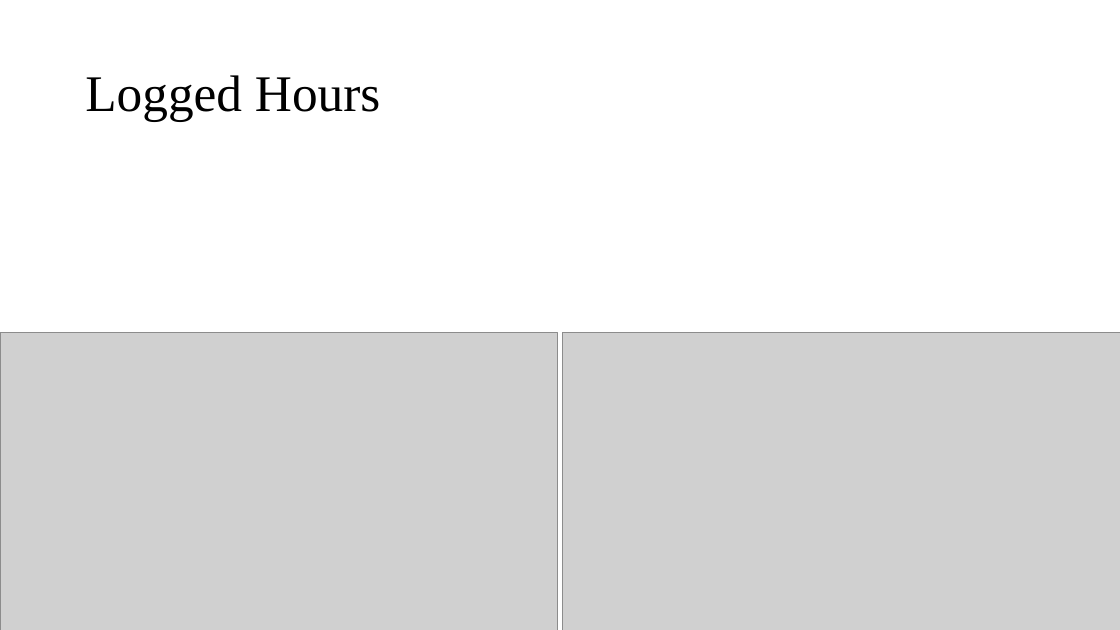
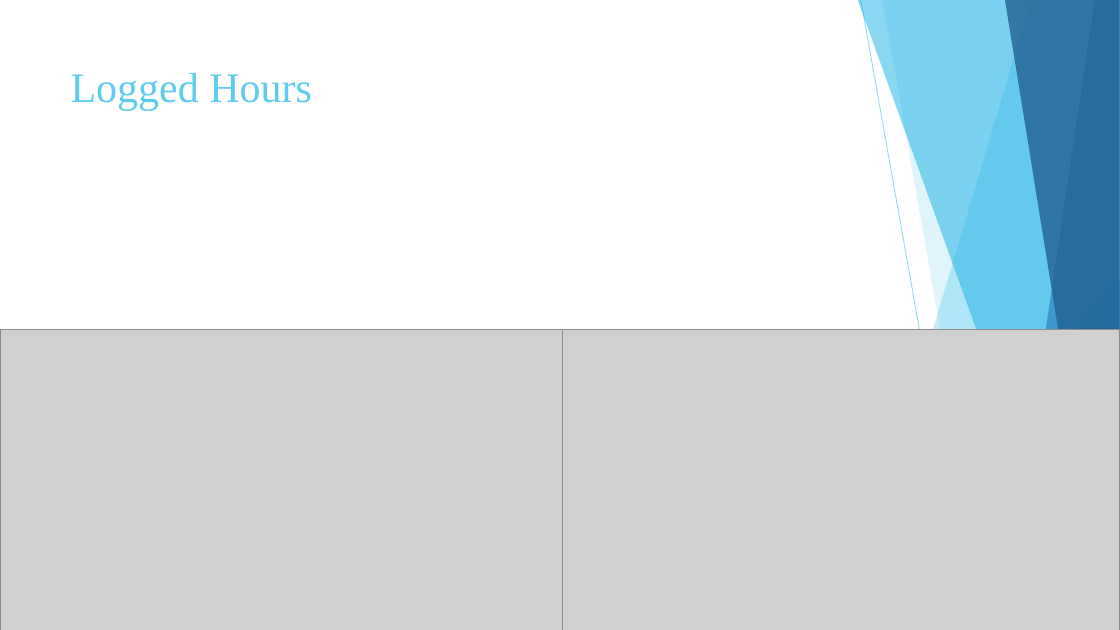
Before and after one commit to BalaWW/NetWorks, a slide deck: slide 12 of NetWorks Presentation.pptx. Drawn at 1120x630 pixels with LibreOffice and Linux fonts; fonts in the diff are those of the drawing; grey boxes stand for pictures. Boxes give left, top, right and bottom in pixels: in the first picture for what was removed or moved away, otherwise in the second. Text is boxed around its words. In the diff, an @@ line names an element or a change of style, - is before the commit and + after.

```diff
--- a/NetWorks Presentation.pptx
+++ b/NetWorks Presentation.pptx
@@ title "Logged Hours" moved from (x1=85, y1=75, x2=380, y2=121) to (x1=71, y1=73, x2=312, y2=110) @@
@@ title "Logged Hours" at (x1=71, y1=73, x2=312, y2=110): size 44 to 36 pt, text colour #000000 to #5FCBEF; line spacing 0.9 to 1; vertical alignment middle to top @@
@@ picture resized from (x1=1, y1=333, x2=558, y2=630) to (x1=0, y1=329, x2=563, y2=630) @@
@@ picture resized from (x1=563, y1=333, x2=1120, y2=630) to (x1=556, y1=329, x2=1120, y2=630) @@
@@ group added at (x1=682, y1=0, x2=1120, y2=630): 5 freeform shapes, 2 lines, 2 triangles @@
```
Also in this commit, not shown: 12 other slides changed, 2 other files.
